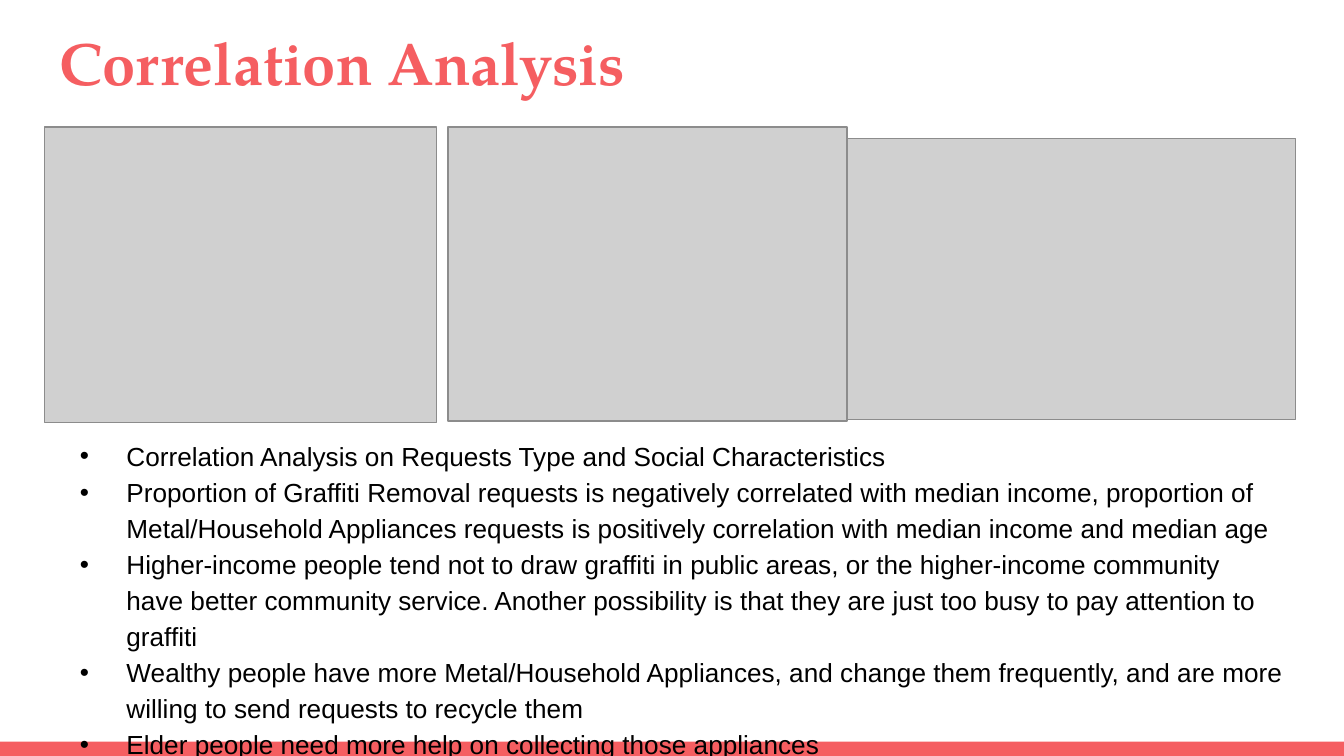
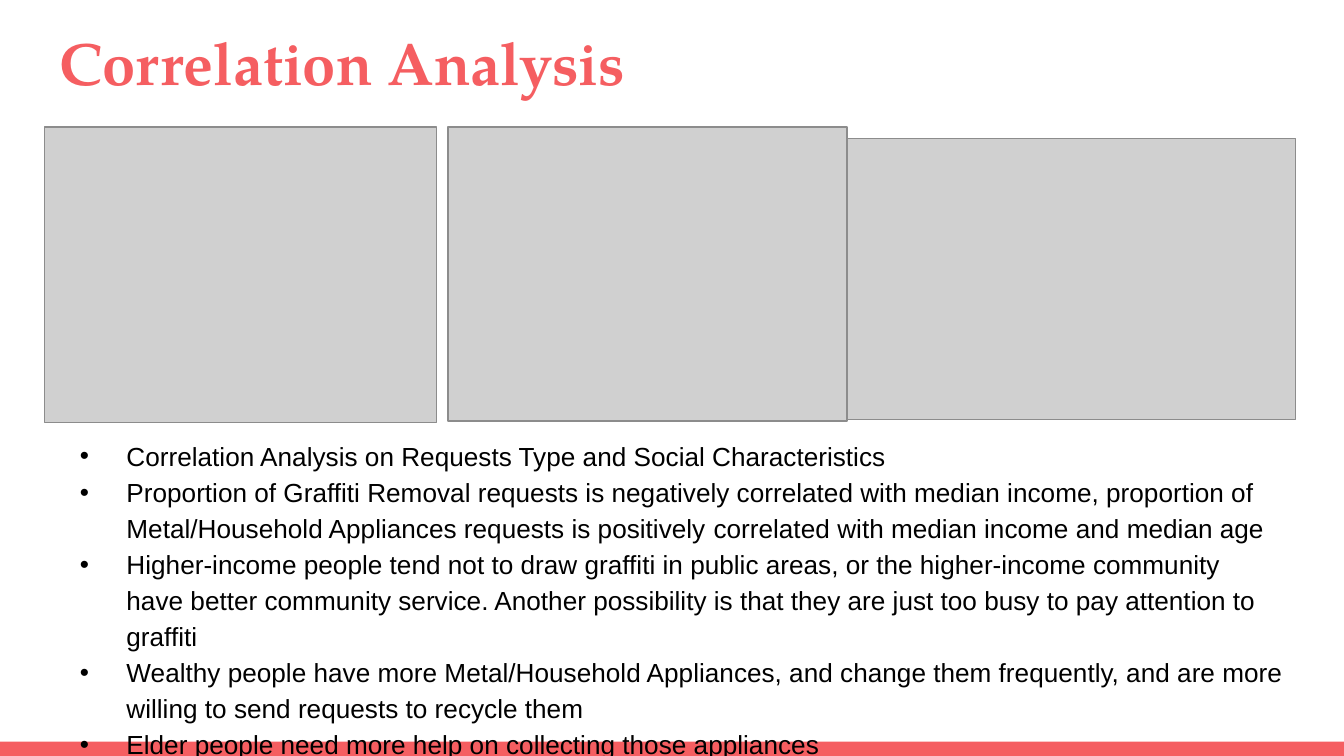
Before and after one commit to yudong-94/City-of-LA-311-Call-Center-Data-Analysis, a slide deck: slide 20 of DSO 545 Final Project Presentation_group 6.pptx. Drawn at 1344x756 pixels with LibreOffice and Linux fonts; fonts in the diff are those of the drawing; grey boxes stand for pictures. Boxes give left, top, right and bottom in pixels: in the first picture for what was removed or moved away, otherwise in the second. Text is boxed around its words. In the diff, an @@ line names an element or a change of style, - is before the commit and + after.

```diff
--- a/DSO 545 Final Project Presentation_group 6.pptx
+++ b/DSO 545 Final Project Presentation_group 6.pptx
@@ text at (126, 483, 1264, 544): text changed @@
-• Proportion of Graffiti Removal requests is negatively correlated with median income, proportion of Metal/Household Appliances requests is positively correlation with median income and median age
+• Proportion of Graffiti Removal requests is negatively correlated with median income, proportion of Metal/Household Appliances requests is positively correlated with median income and median age
```
Also in this commit, not shown: 5 other slides changed, 1 slide added, 1 slide removed.
